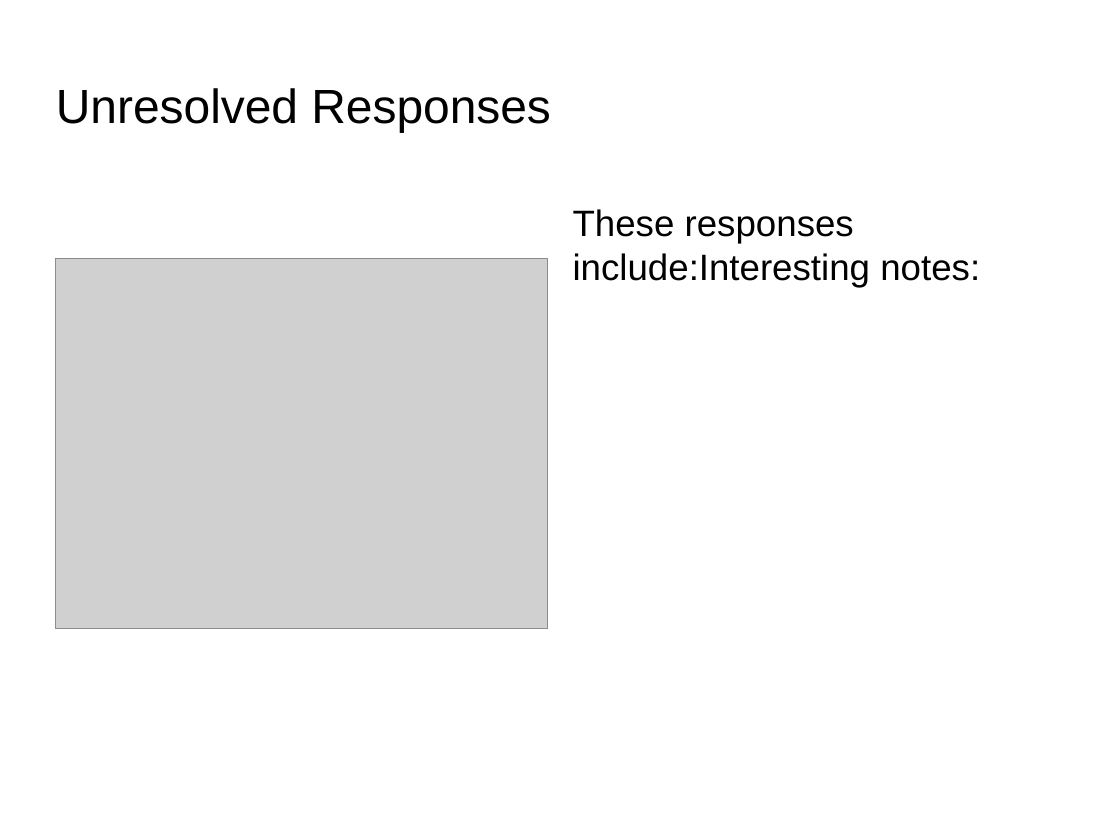
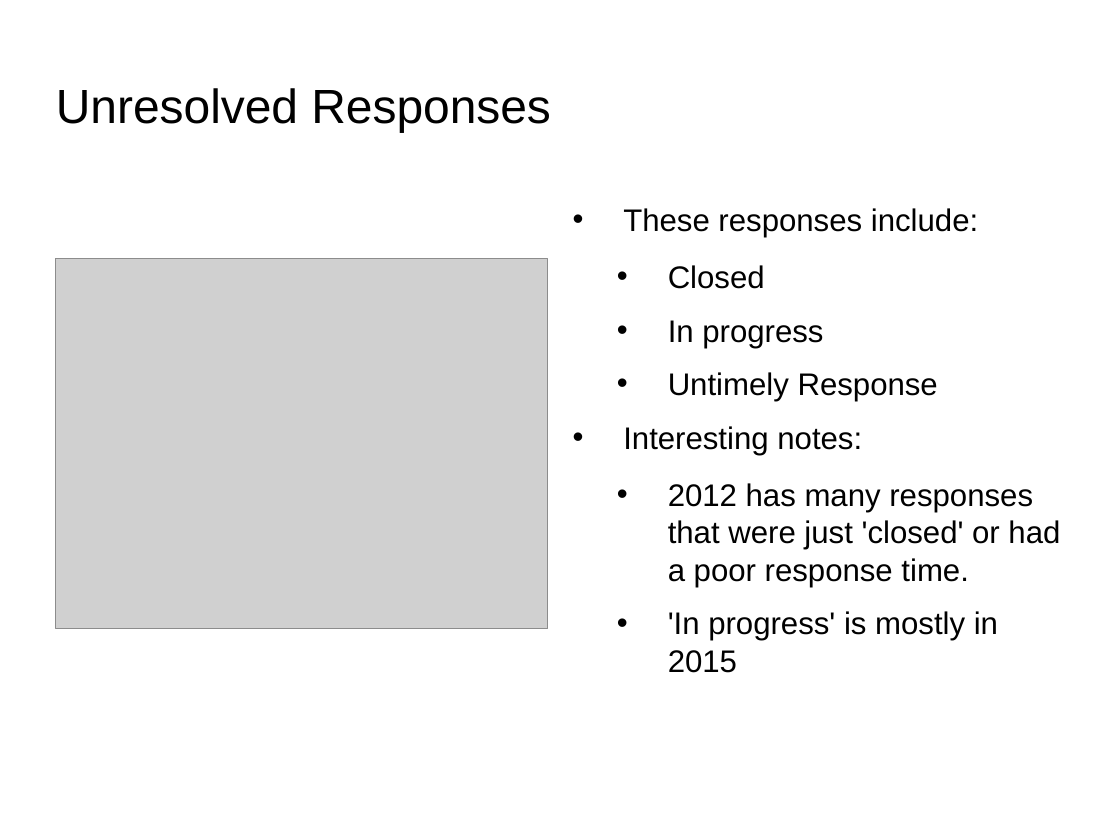
Before and after one commit to tawrahim/PCP_Final_Project, a slide deck: slide 14 of presentation.ppt (slide 13 before the commit). Drawn at 1120x840 pixels with LibreOffice and Linux fonts; fonts in the diff are those of the drawing; grey boxes stand for pictures; background and template pictures are left out. Boxes give left, top, right and bottom in pixels: in the first picture for what was removed or moved away, otherwise in the second. Text is boxed around its words. In the diff, an @@ line names an element or a change of style, - is before the commit and + after.

```diff
--- a/presentation.ppt
+++ b/presentation.ppt
@@ text at [623, 208, 1060, 673]: text changed; size 26 to 22.1 pt @@
-These responses include:Interesting notes:
+• These responses include:
+  • Closed
+  • In progress
+  • Untimely Response
+• Interesting notes:
+  • 2012 has many responses that were just 'closed' or had a poor response time.
+  • 'In progress' is mostly in 2015
```
Also in this commit, not shown: 10 other slides changed, 1 slide added, 3 other files.
